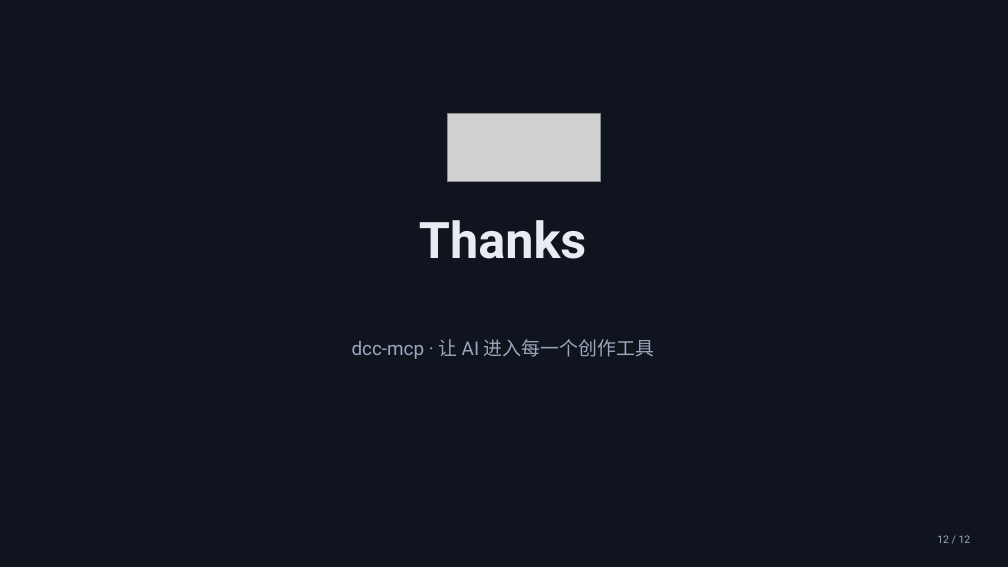
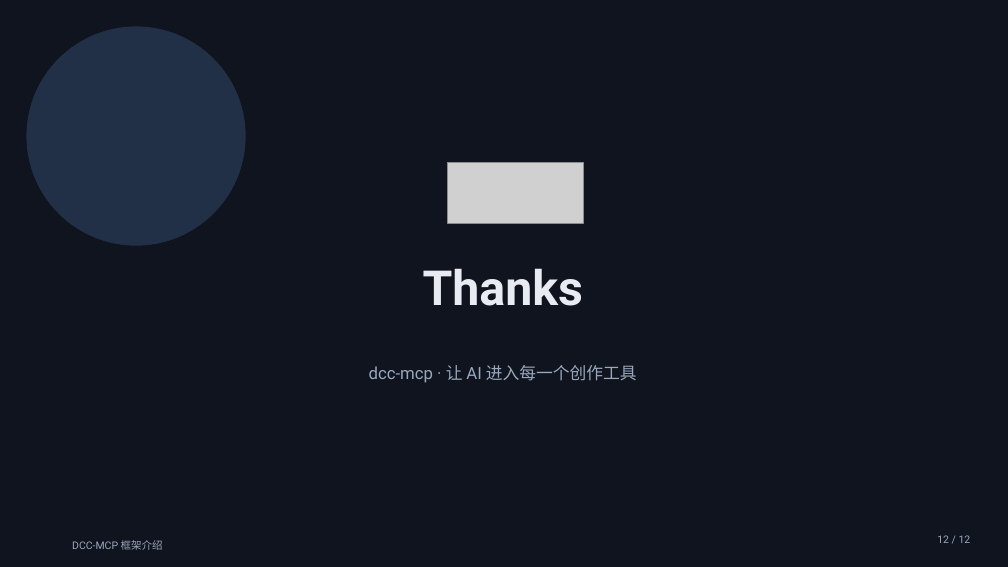
Before and after one commit to dcc-mcp/dcc-mcp-powerpoint, a slide deck: slide 12 of examples/output/draft-dcc-mcp-framework-intro.pptx. Drawn at 1008x567 pixels with LibreOffice and Linux fonts; fonts in the diff are those of the drawing; grey boxes stand for pictures. Boxes give left, top, right and bottom in pixels: in the first picture for what was removed or moved away, otherwise in the second. Text is boxed around its words. In the diff, an @@ line names an element or a change of style, - is before the commit and + after.

Commit message:
feat: showcase-grade layout system for all deck layouts (#6)
Design-system overhaul (showcase quality):
- unified content header (28pt title + accent rule) on every content slide
- editorial bullet rows (accent dot + hairline separators) replace box rows
- two-column/comparison panels with colored header strips
- kpi cards with accent top strip; architecture layers with numbered chips
  on a vertical spine; timeline with alternating above/below labels
- centered hero title cover + ghost circle accents (inset within the safe
  margin band — caught by the pixel-level bleed check)
- deck-title footer on all slides
- regenerated framework deck + review demo artifacts

```diff
--- a/examples/output/draft-dcc-mcp-framework-intro.pptx
+++ b/examples/output/draft-dcc-mcp-framework-intro.pptx
@@ ellipse added at (26, 26, 246, 246), fill #223047 @@
@@ picture: place and size @@
-picture at (448, 113, 600, 181)
+picture at (448, 163, 584, 223)
@@ text "Thanks": place and size @@
-text "Thanks" at (419, 220, 586, 259)
+text "Thanks" at (423, 268, 583, 306)
@@ text "Thanks" at (423, 268, 583, 306): size 48 to 46 pt @@
@@ text "dcc-mcp · 让 AI 进入每一个创作工具": place and size @@
-text "dcc-mcp · 让 AI 进入每一个创作工具" at (352, 339, 654, 359)
+text "dcc-mcp · 让 AI 进入每一个创作工具" at (369, 365, 637, 383)
@@ text "dcc-mcp · 让 AI 进入每一个创作工具" at (369, 365, 637, 383): size 18 to 16 pt @@
@@ text added at (72, 540, 163, 550), 10 pt, text #9AA7BC @@
+DCC-MCP 框架介绍
```
Also in this commit, not shown: 11 other slides changed, 21 other files.
